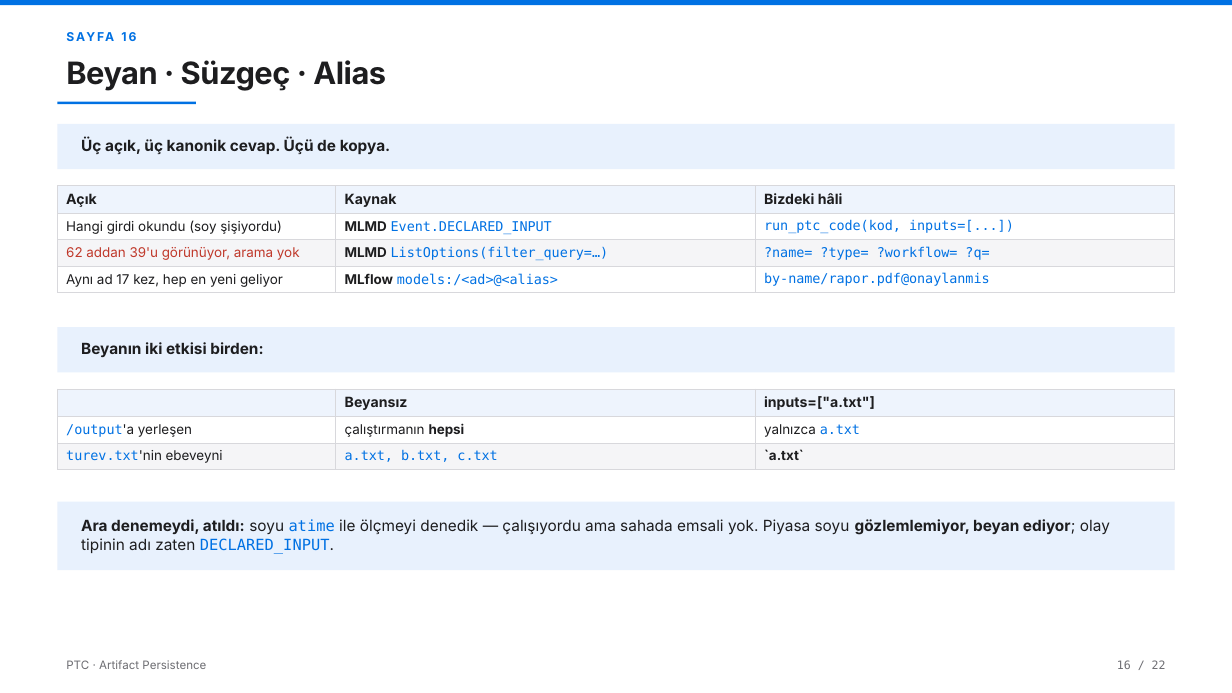
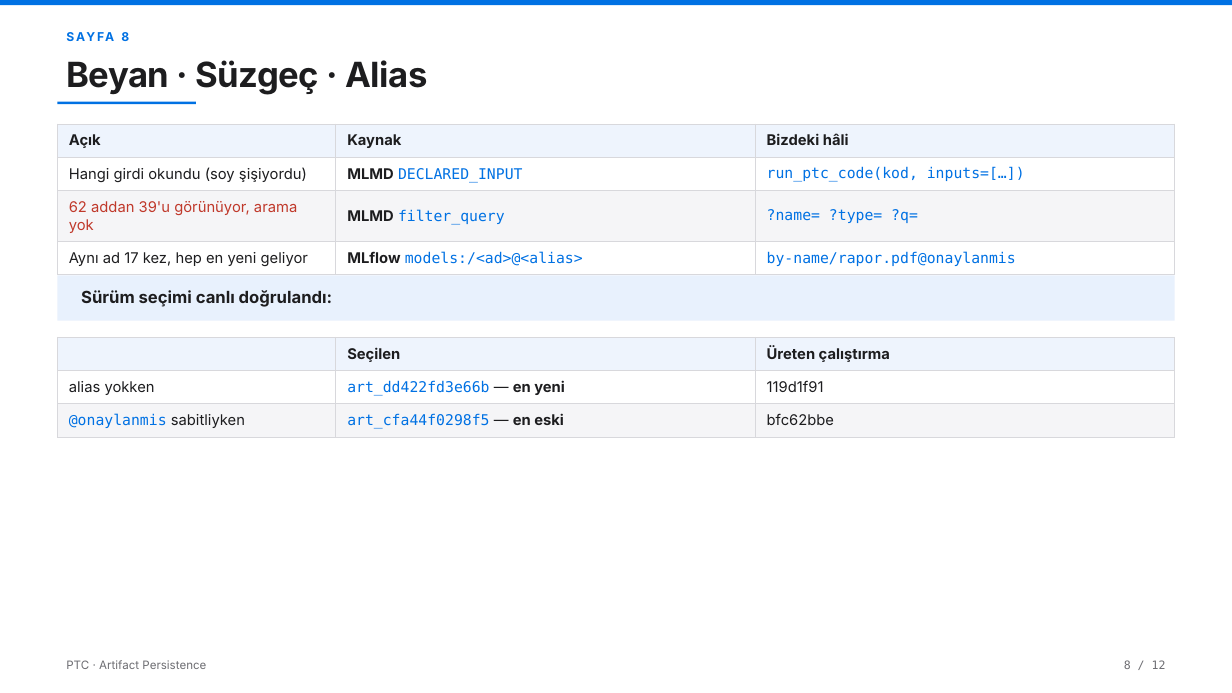
Before and after one commit to AltanReisoglu/Data-Science-Reports, a slide deck: slide 9 of ptc_art/PTC_Sunum_Karsilastirma.pptx (slide 22 before the commit). Drawn at 1232x693 pixels with LibreOffice and Linux fonts; fonts in the diff are those of the drawing. Boxes give left, top, right and bottom in pixels: in the first picture for what was removed or moved away, otherwise in the second. Text is boxed around its words. In the diff, an @@ line names an element or a change of style, - is before the commit and + after.

```diff
--- a/ptc_art/PTC_Sunum_Karsilastirma.pptx
+++ b/ptc_art/PTC_Sunum_Karsilastirma.pptx
@@ text "Beyan · Süzgeç · Alias" at box(66, 60, 427, 95): size 24 to 27 pt @@
@@ text at box(121, 32, 129, 41): text changed @@
-SAYFA 16
+SAYFA 8
@@ table at box(57, 124, 1175, 270) @@
-row 2, column 2: MLMD Event.DECLARED_INPUT
+row 2, column 2: MLMD DECLARED_INPUT
-row 2, column 3: run_ptc_code(kod, inputs=[...])
+row 2, column 3: run_ptc_code(kod, inputs=[…])
-row 3, column 2: MLMD ListOptions(filter_query=…)
+row 3, column 2: MLMD filter_query
-row 3, column 3: ?name= ?type= ?workflow= ?q=
+row 3, column 3: ?name= ?type= ?q=
@@ size 11 to 11.5 pt in "Açık", "Kaynak", "Bizdeki hâli" @@
@@ size 10.5 to 11.5 pt in "Hangi girdi okundu (soy şişiyordu)", "62 addan 39'u görünüyor, arama yok", "Aynı ad 17 kez, hep en yeni ...", "MLflow models:/<ad>@<alias>" and 1 more places @@
@@ table: place and size @@
-table at box(57, 186, 1175, 291)
+table at box(57, 124, 1175, 270)
@@ rectangle removed at box(57, 124, 1175, 169) @@
@@ text removed at box(81, 138, 391, 154) @@
-Üç açık, üç kanonik cevap. Üçü de kopya.
@@ rectangle: place and size @@
-rectangle at box(57, 327, 1175, 372)
+rectangle at box(57, 275, 1175, 321)
@@ text added at box(81, 290, 332, 307), 13 pt, text #1D1D1F, bold @@
+Sürüm seçimi canlı doğrulandı:
@@ table added at box(57, 337, 1175, 433), 3 rows, 3 columns @@
+ | Seçilen | Üreten çalıştırma
+alias yokken | art_dd422fd3e66b — en yeni | 119d1f91
+@onaylanmis sabitliyken | art_cfa44f0298f5 — en eski | bfc62bbe
@@ text removed at box(81, 342, 263, 357) @@
-Beyanın iki etkisi birden:
@@ table removed at box(57, 389, 1175, 482), 3 rows, 3 columns @@
- | Beyansız | inputs=["a.txt"]
-/output'a yerleşen | çalıştırmanın hepsi | yalnızca a.txt
-turev.txt'nin ebeveyni | a.txt, b.txt, c.txt | `a.txt`
@@ rectangle removed at box(57, 502, 1175, 570) @@
@@ text removed at box(81, 519, 1110, 554) @@
-Ara denemeydi, atıldı: soyu atime ile ölçmeyi denedik — çalışıyordu ama sahada emsali yok. Piyasa soyu gözlemlemiyor, beyan ediyor; olay tipinin adı zaten DECLARED_INPUT.
@@ text at box(1124, 660, 1166, 669): text changed @@
-16 / 22
+8 / 12
```
Also in this commit, not shown: 5 other slides changed, 7 slides added, 24 slides removed, 7 other files.
